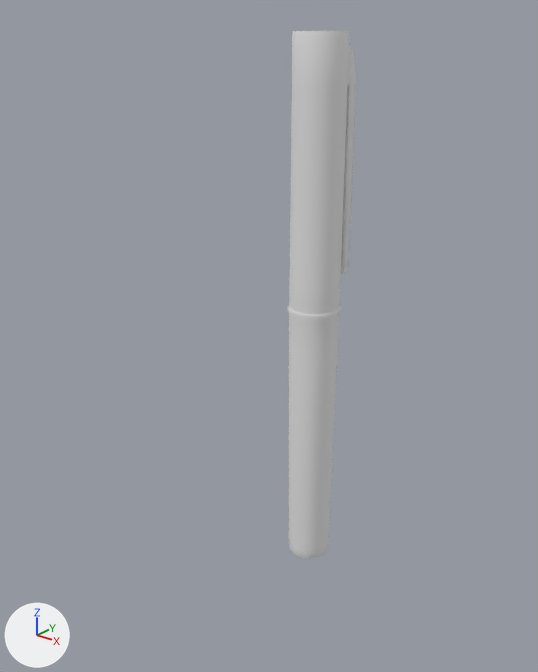
One commit to the Blender file Assets/pen.blend: the scene before it, then after it.
Both versions are drawn from a 50 mm camera at (0.0873, -0.1274, 0.0581) aimed at (-0.0012, -0.0146, -0.0003). The lights are fixed; the arrows at lower left show +X, +Y and +Z.
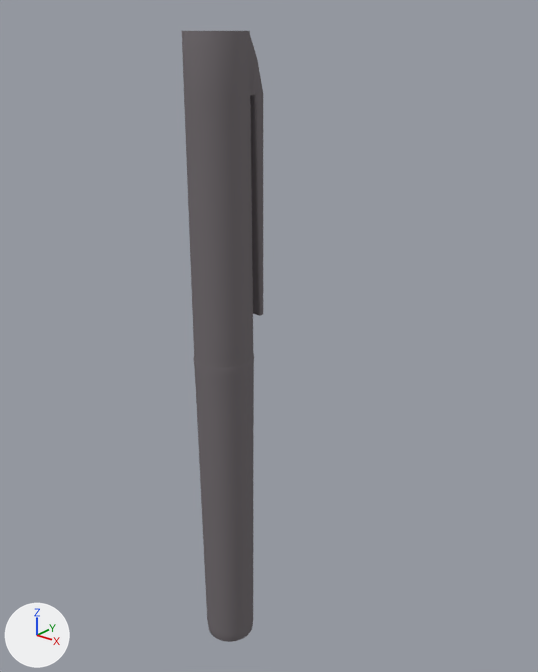
Location of each change, [x1, y1, x2, y2] in pixels of the pictures (538 x 672 px):
'Cylinder', recoloured, moved
    before: [287, 31, 356, 559]
    after: [182, 31, 263, 642]

The change, as a diff of the scene's bpy script:
```diff
--- a/Assets/pen.blend.py
+++ b/Assets/pen.blend.py
@@ mat_material_001 @@
 mat_material_001 = diffuse_material('Material.001')
-mat_material_001.base_color = (0.8, 0.8, 0.8)  # white #e7e7e7
+mat_material_001.base_color = (0.19, 0.171, 0.182)  # grey #797376
@@ ob_cylinder @@
 ob_cylinder = bpy.data.objects.new('Cylinder', me_cylinder)
-ob_cylinder.location = (0.0, 0.0, 0.0)
+ob_cylinder.location = (0.0022, -0.0325, 0.0)
 ob_cylinder.scale = (0.000025, 0.000025, 0.000162)
```
